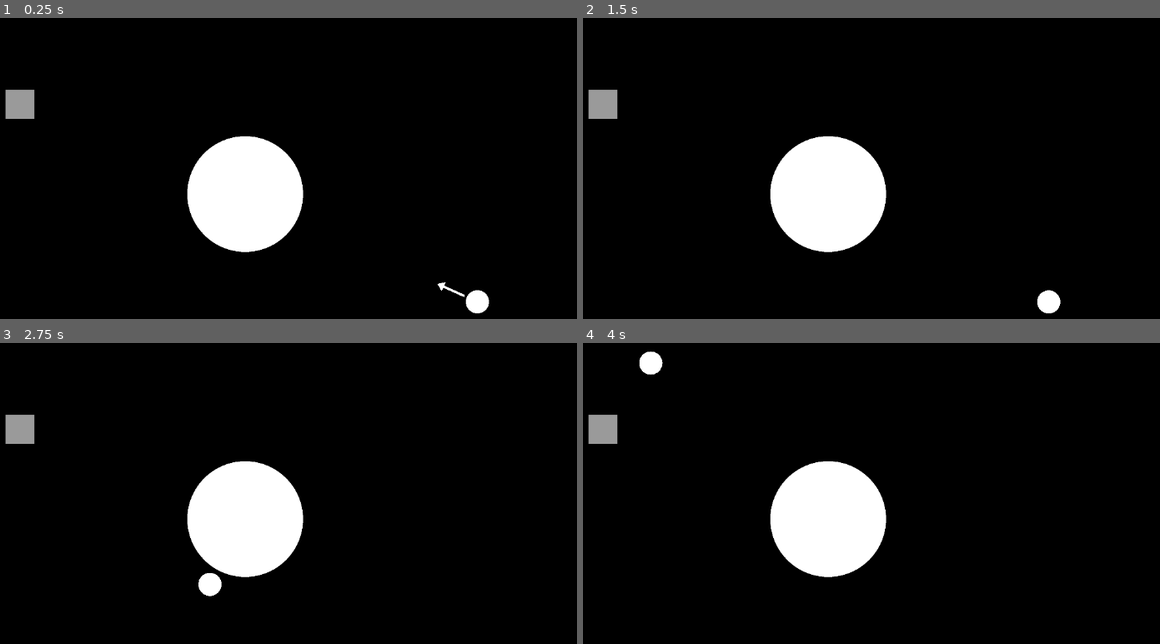
Above: before the commit, frames 1-4 (two rows, left to right).
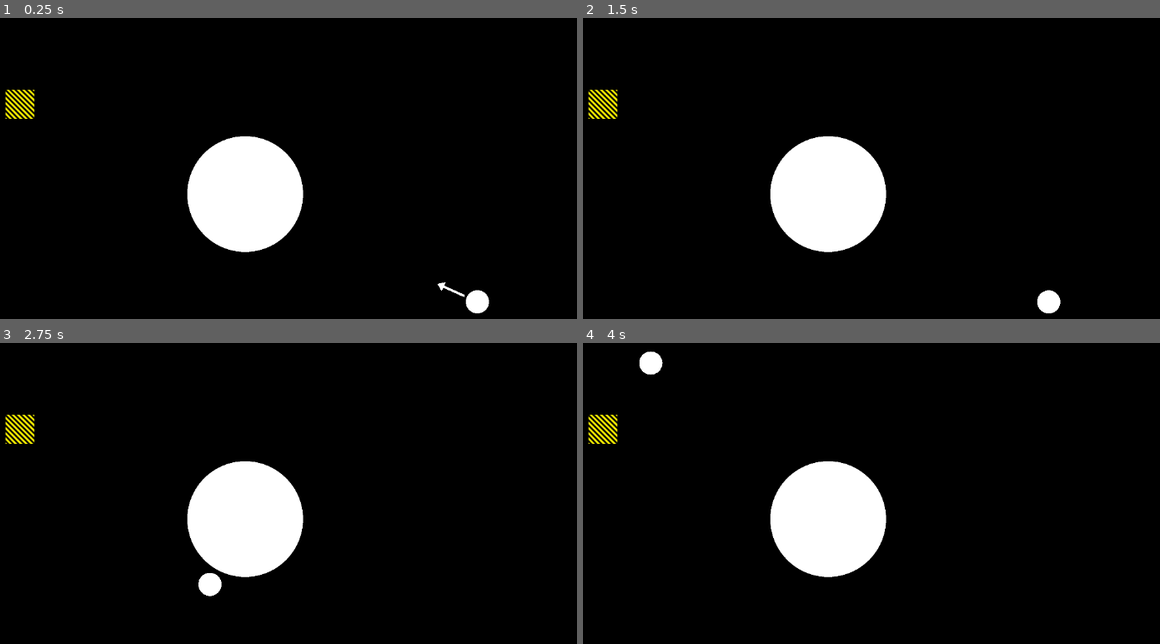
Above: after the commit, the same moments.

Repository: davidscholberg/world_lines
Game: Godot game, scene res://scenes/utility/main.tscn
The game is run twice, just before and just after one commit, with the same random seed, the same clock (stepped at 60 frames per second) and the same inputs.
Inputs (mouse positions are in pixels of both pictures, inside the frame that each line leads up to):
- Up to frame 1 (0.25 s): no input
- Up to frame 2 (1.5 s): tap Enter at 0.5 s; move the mouse to (975, 177) at 0.52 s; click (975, 177) at 0.67 s; move the mouse to (692, 216) at 1.27 s; click (692, 216) at 1.42 s
- Up to frame 3 (2.75 s): move the mouse to (311, 439) at 2.02 s; click (311, 439) at 2.17 s
- Up to frame 4 (4 s): move the mouse to (790, 595) at 2.77 s; click (790, 595) at 2.92 s; move the mouse to (1027, 577) at 3.52 s; click (1027, 577) at 3.67 s

The runs differ from the first frame. In frame 1, 0.5% of the frame differs, in the area x 0-7%, y 23-34%; in frame 2, 0.5%; in frame 3, 0.5%; in frame 4, 0.5%.

Commit message:
updated destination texture

Diff:
--- a/scenes/objects/destination.tscn
+++ b/scenes/objects/destination.tscn
@@ -1,4 +1,6 @@
-[gd_scene load_steps=2 format=3 uid="uid://dhyqt8du615fh"]
+[gd_scene load_steps=3 format=3 uid="uid://dhyqt8du615fh"]
+
+[ext_resource type="Texture2D" uid="uid://cmxbxbw5mlxow" path="res://assets/destination.png" id="1_y6at3"]
 
 [sub_resource type="RectangleShape2D" id="RectangleShape2D_xo6rd"]
 size = Vector2(50, 50)
@@ -9,16 +11,5 @@
 [node name="CollisionShape2D" type="CollisionShape2D" parent="."]
 shape = SubResource("RectangleShape2D_xo6rd")
 
-[node name="ColorRect" type="ColorRect" parent="."]
-anchors_preset = 8
-anchor_left = 0.5
-anchor_top = 0.5
-anchor_right = 0.5
-anchor_bottom = 0.5
-offset_left = -25.0
-offset_top = -25.0
-offset_right = 25.0
-offset_bottom = 25.0
-grow_horizontal = 2
-grow_vertical = 2
-color = Color(0.603922, 0.603922, 0.603922, 1)
+[node name="Sprite2D" type="Sprite2D" parent="."]
+texture = ExtResource("1_y6at3")
Binary file added: assets/destination.png
Not shown, added: assets/destination.png.import
